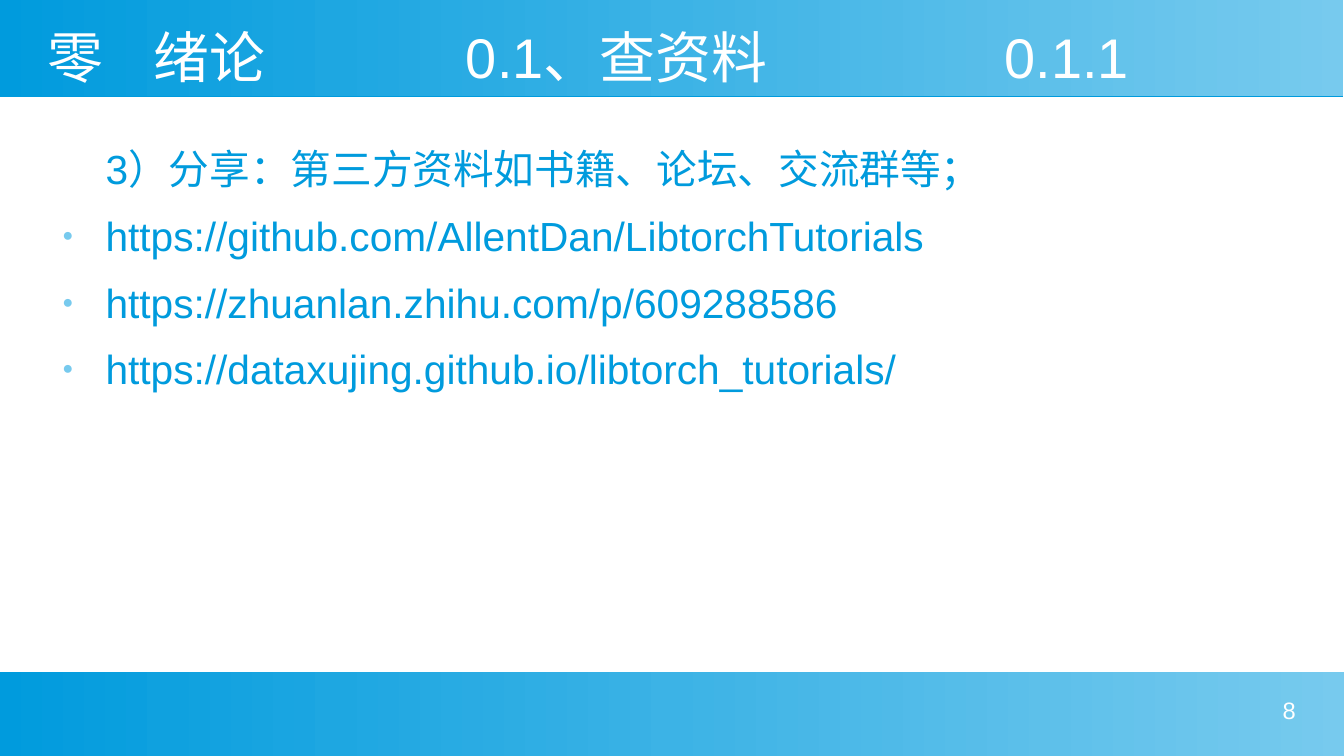
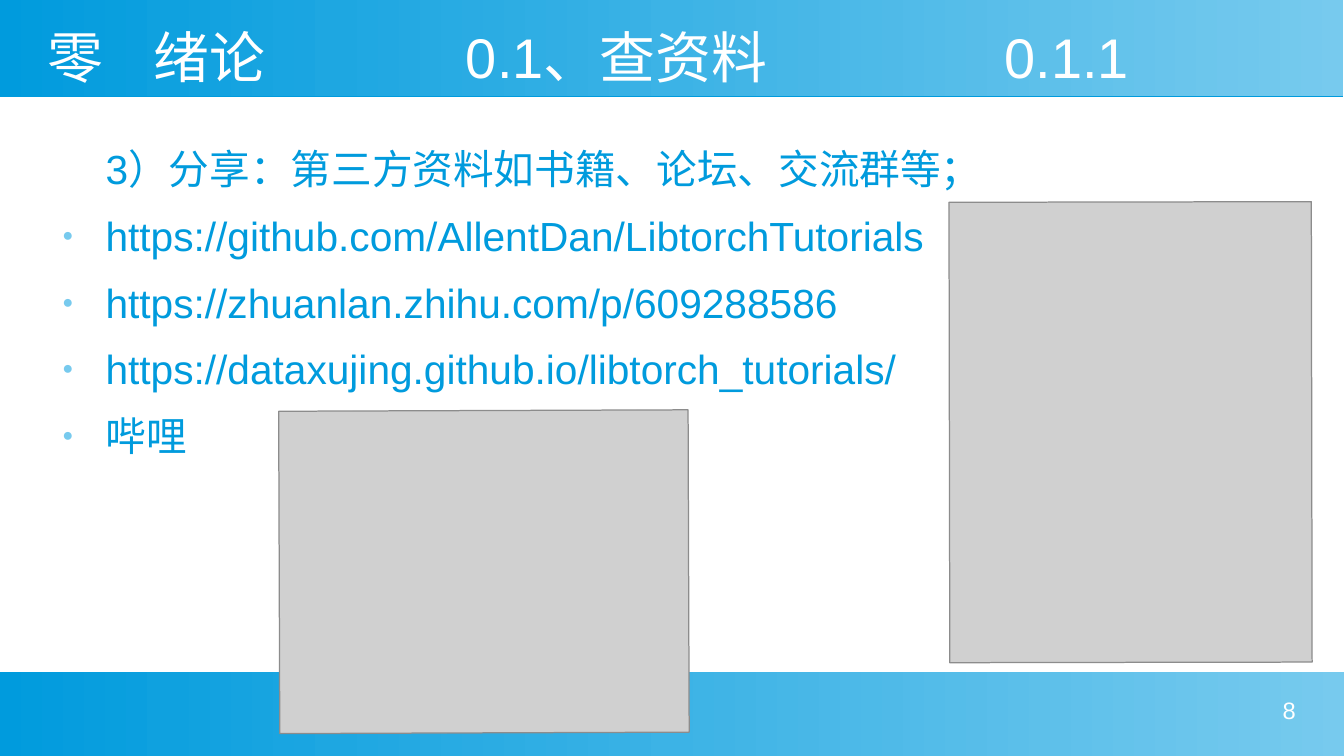
Before and after one commit to furcd/Simple-Tutorial-LibTorch, a slide deck: slide 8 of 教程PPT.odp. Drawn at 1344x756 pixels with LibreOffice and Linux fonts; fonts in the diff are those of the drawing; grey boxes stand for pictures. Boxes give left, top, right and bottom in pixels: in the first picture for what was removed or moved away, otherwise in the second. Text is boxed around its words. In the diff, an @@ line names an element or a change of style, - is before the commit and + after.

Commit message:
修改了参考资料

```diff
--- a/教程PPT.odp
+++ b/教程PPT.odp
@@ picture added at (x1=950, y1=202, x2=1313, y2=664) @@
@@ text at (x1=106, y1=417, x2=187, y2=454): paragraph added @@
+● 哔哩
@@ picture added at (x1=279, y1=410, x2=690, y2=734) @@
```
Also in this commit, not shown: 2 other slides changed, 1 other file.
